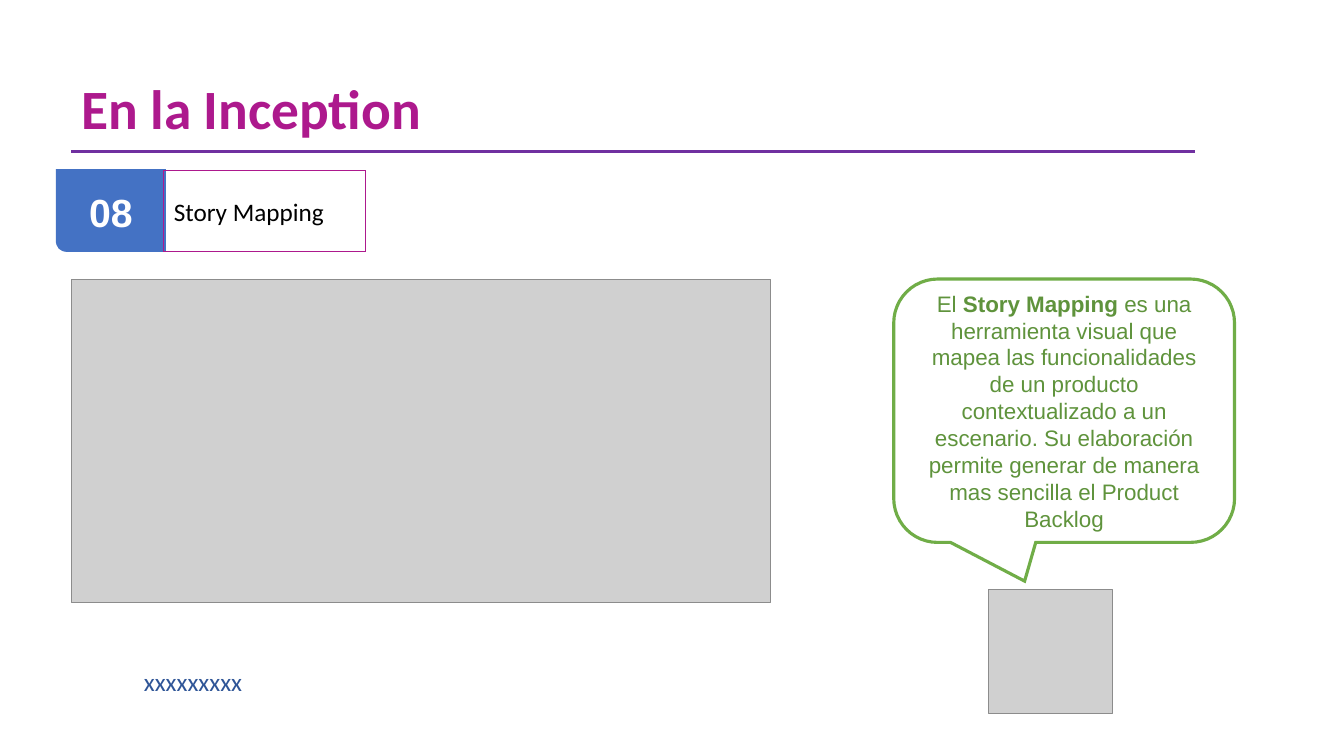
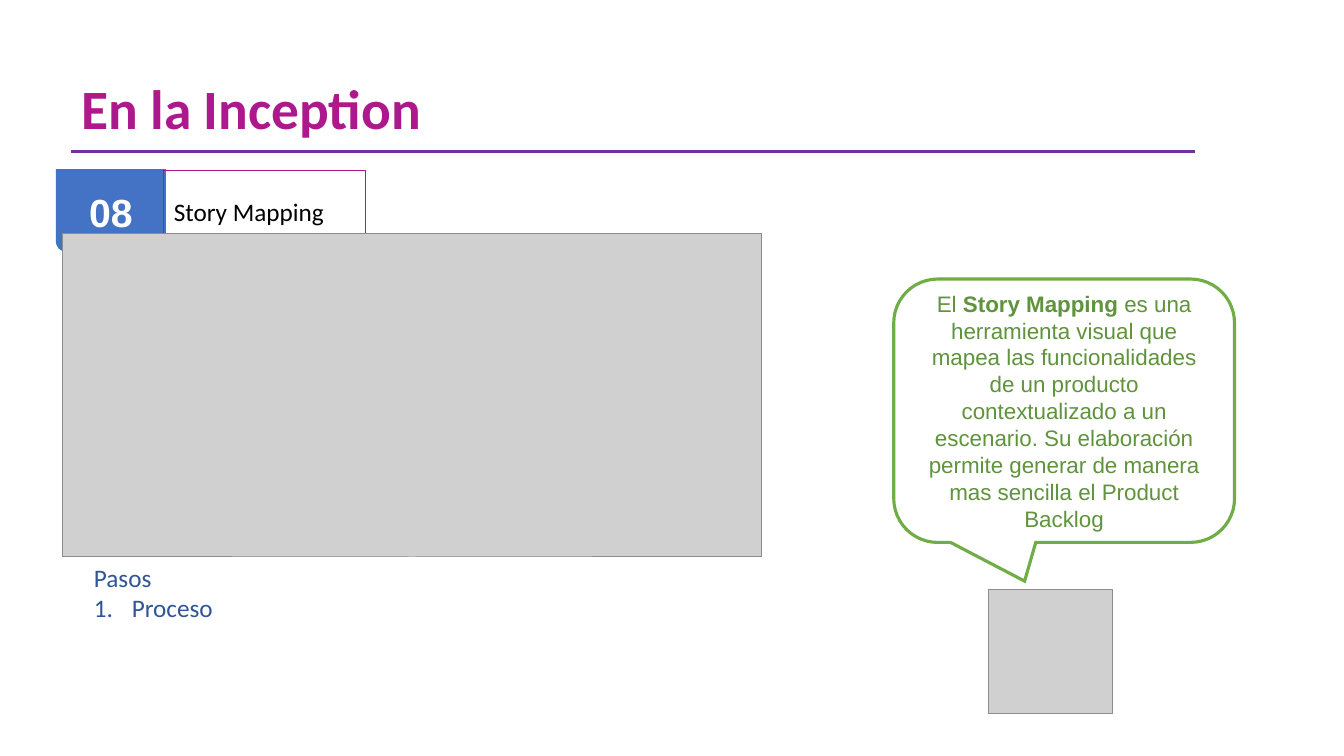
Before and after one commit to omesan/Agile, a slide deck: slide 11 of Stefanini/Stefanini.Clientes/Stefanini.Cliente.Experian/PMO metodología V.4.pptx. Drawn at 1344x756 pixels with LibreOffice and Linux fonts; fonts in the diff are those of the drawing; grey boxes stand for pictures; background and template pictures are left out. Boxes give left, top, right and bottom in pixels: in the first picture for what was removed or moved away, otherwise in the second. Text is boxed around its words. In the diff, an @@ line names an element or a change of style, - is before the commit and + after.

```diff
--- a/Stefanini/Stefanini.Clientes/Stefanini.Cliente.Experian/PMO metodología V.4.pptx
+++ b/Stefanini/Stefanini.Clientes/Stefanini.Cliente.Experian/PMO metodología V.4.pptx
@@ picture: place and size @@
-picture at (72,279,771,603)
+picture at (63,234,762,558)
@@ text at (94,571,213,617): text changed @@
-  xxxxxxxxx
+  Pasos
+  1. Proceso
```
Also in this commit, not shown: 4 other slides changed, 7 slides added, 2 other files.
